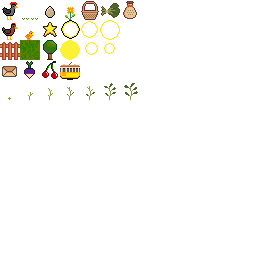
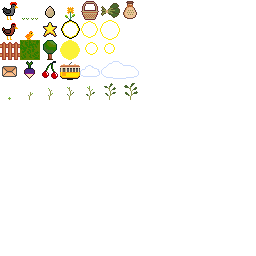
Layers edited between the first and the second 256px x 256px image:
painted on "Paint Layer 1" over [80, 61, 139, 79]
